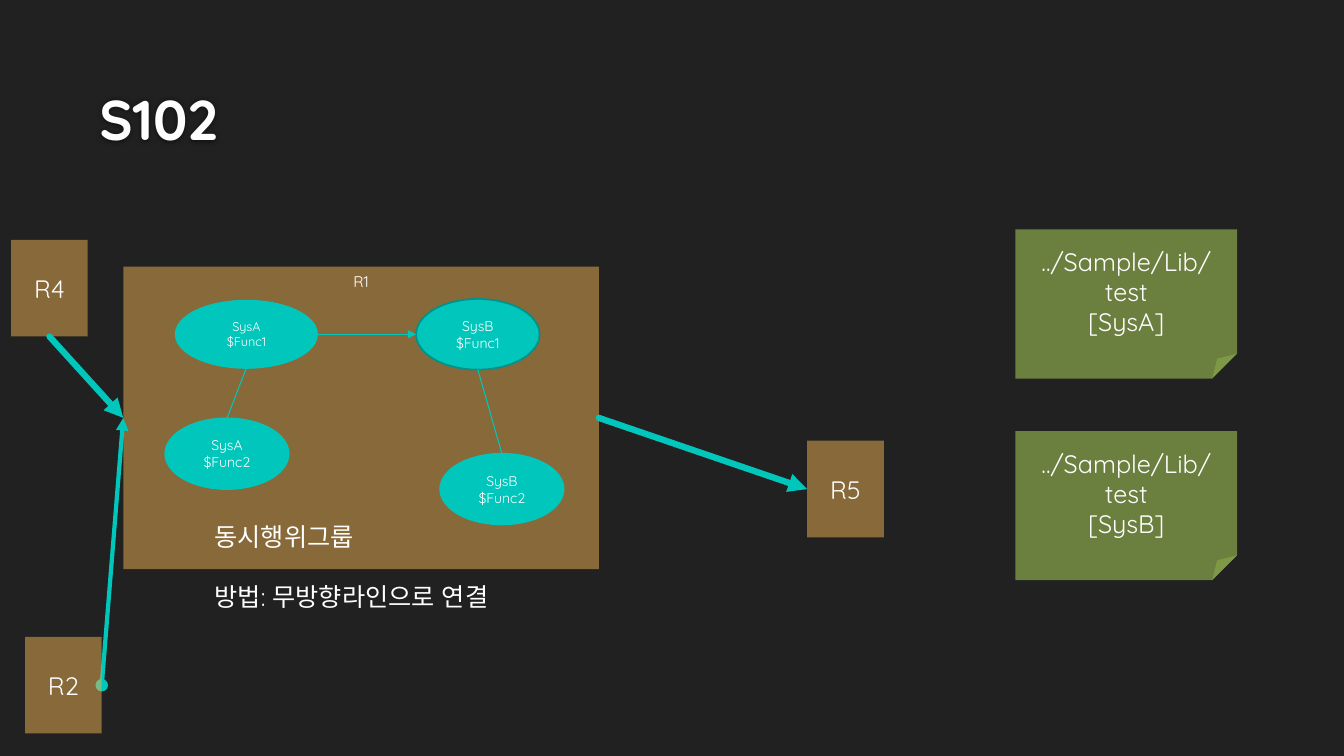
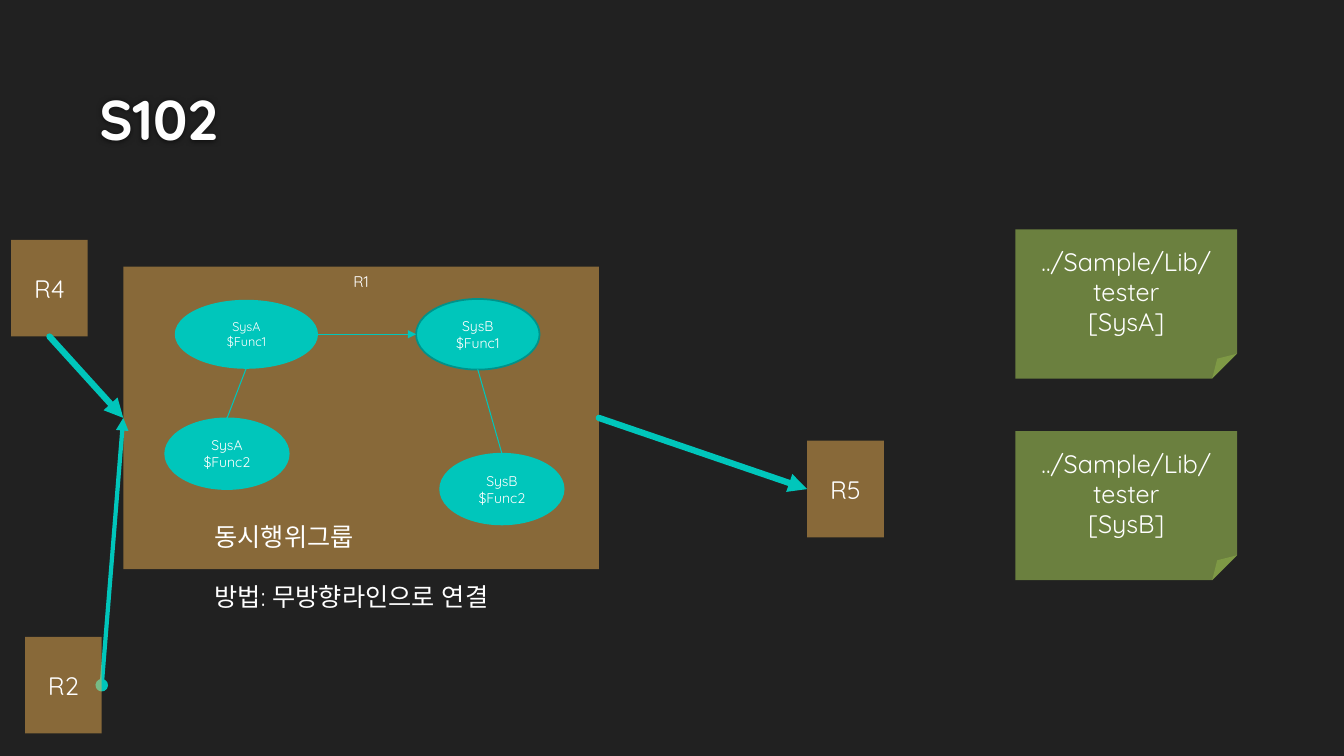
Before and after one commit to DualsoftDev/ds, a slide deck: slide 3 of DsDotNet/src/UnitTest/UnitTest.Engine/ImportOffice/ppt/T9_Group.pptx. Drawn at 1344x756 pixels with LibreOffice and Linux fonts; fonts in the diff are those of the drawing; background and template pictures are left out. Boxes give left, top, right and bottom in pixels: in the first picture for what was removed or moved away, otherwise in the second. Text is boxed around its words. In the diff, an @@ line names an element or a change of style, - is before the commit and + after.

Commit message:
fix unit test done

```diff
--- a/DsDotNet/src/UnitTest/UnitTest.Engine/ImportOffice/ppt/T9_Group.pptx
+++ b/DsDotNet/src/UnitTest/UnitTest.Engine/ImportOffice/ppt/T9_Group.pptx
@@ text in folded corner at <box>1041,251,1211,302</box>: text changed @@
-../Sample/Lib/test
+../Sample/Lib/tester
@@ text in folded corner at <box>1041,453,1211,504</box>: text changed @@
-../Sample/Lib/test
+../Sample/Lib/tester
```
Also in this commit, not shown: 10 other files.
